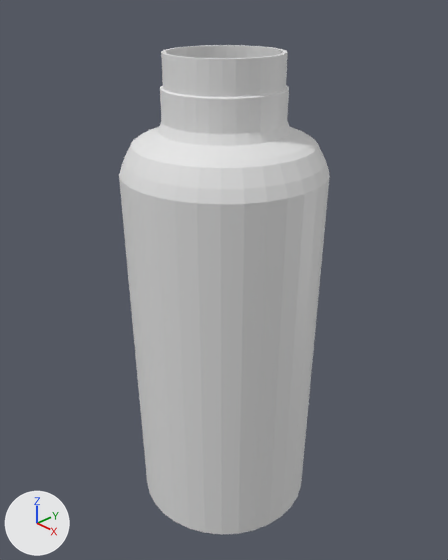
What one commit did to the Blender file hydroFlas.blend.
Rendered twice from a 50 mm camera at (0.205, -0.193, 0.169) aimed at (-0.002, 0.001, 0.031). Lighting does not change. The marker at lower left points along +X, +Y and +Z.

The scene before the commit, as lines of its bpy script (objects in view):
```python
me_cylinder_004 = bpy.data.meshes.new('Cylinder.004')
me_cylinder_004.from_pydata(...)  # 512 vertices, 482 faces; spans x -0.048..0.048, y -0.048..0.048, z -0.095..0.14
ob_cylinder = bpy.data.objects.new('Cylinder', me_cylinder_004)
ob_cylinder.location = (0.0, 0.0, 0.0)
```
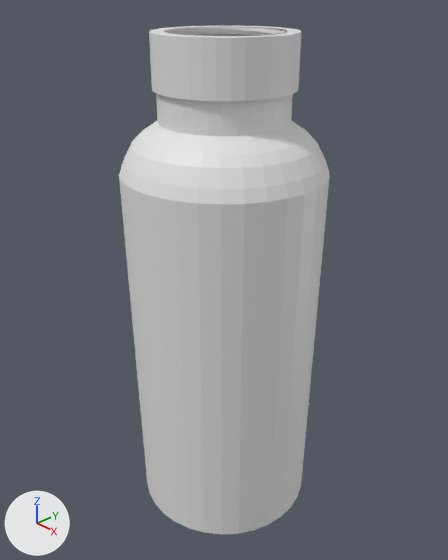
What the commit changed:
me_cylinder_004 is used by ob_cylinder; location (0.0, 0.0, 0.0).
me_cylinder_004 had 512 vertices, 482 faces and spanned x -0.048..0.048, y -0.048..0.048, z -0.095..0.14.
me_cylinder_004 now has 1347 vertices, 1156 faces, 36 loose edges and spans x -0.048..0.048, y -0.048..0.048, z -0.095..0.145.
me_cylinder_004 part 1: 160 vertices moved from x -0.039..0.039, y -0.039..0.039, z 0.103..0.125 to x -0.038..0.038, y -0.038..0.038, z 0.105..0.126; 835 vertices added at x -0.03..0.03, y -0.03..0.03, z 0.126..0.145.
Mesh me_nut_001 is new.
It has 721 vertices, 710 faces and spans x -0.0318..0.032, y -0.0315..0.0323, z 0.1249..0.1483.
Object 'Nut.001' (ob_nut_001) is new; it shows me_nut_001.
Its location is (0.0, 0.0, 0.0).

Pixel boxes (x1, y1, x2, y2) of what changed, in the pictures (448 x 560 px):
'Cylinder', reshaped
    before: (119, 45, 330, 535)
    after: (119, 34, 330, 535)
'Nut.001', added
    after: (149, 26, 301, 101)
part 1 of me_cylinder_004, built on
    before: (131, 85, 318, 168)
    after: (131, 34, 318, 168)
